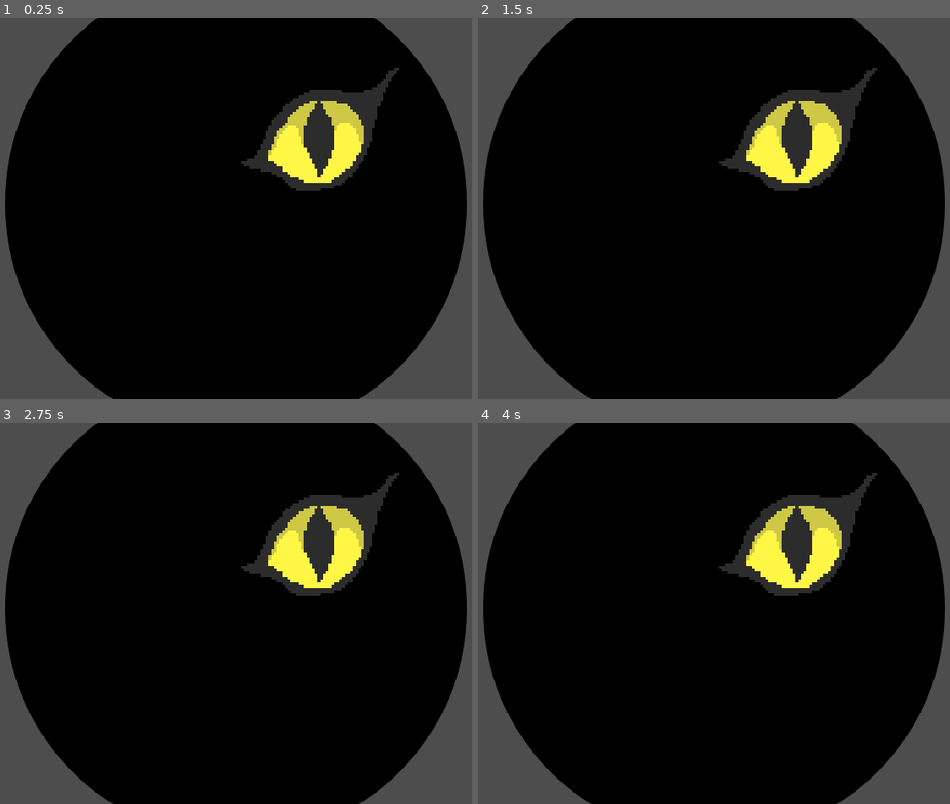
Above: before the commit, frames 1-4 (two rows, left to right).
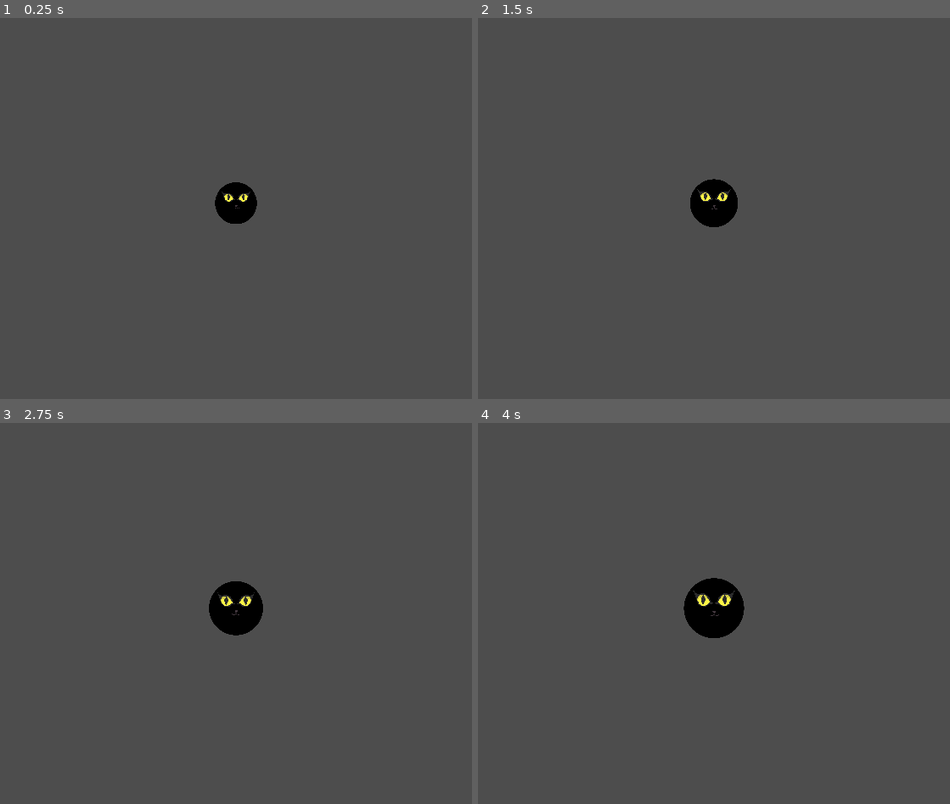
Above: after the commit, the same moments.

Repository: saangosu/Feed-The-Void
Game: Godot game, scene res://levels/main.tscn
Same seed, same stepped clock (60 frames per second), same inputs: the game is played once before the commit and once after it. The project has no main scene, so this scene is started directly.
Inputs:
- Up to frame 1 (0.25 s): no input
- Up to frame 2 (1.5 s): no input
- Up to frame 3 (2.75 s): no input
- Up to frame 4 (4 s): no input

The runs differ from the first frame. In frame 1, 85% of the frame differs, in the area x 1-99%, y 0-100%; in frame 2, 84%; in frame 3, 84%; in frame 4, 84%.

Commit message:
CREATURE

Diff:
--- a/entities/void_creature.gd
+++ b/entities/void_creature.gd
@@ -1,26 +1,69 @@
 extends Node2D
 
 @export var minSize := 1.0        # Will be the original scale of the object
-@export var maxSize := 9.0       # Will be the max scale of the object
+@export var maxSize := 9.0        # Will be the max scale of the object
+
 var sizePercentage := 1.0
+var animationRate := 1.0
 
 func _ready():
 	minSize = scale.y
 	maxSize = minSize * maxSize
 	sizePercentage = scale.y * 100 / maxSize
 
-func _on_blink_timer_timeout():
-	$EyeL.animation = "Blink"
-	$EyeL.play()
+	$BlinkTimerL.wait_time = randi() % 15 + 5
+	$BlinkTimerL.start()
+
+	$BlinkTimerR.wait_time = randi() % 15 + 5
+	$BlinkTimerR.start()
+
+	$MlemTimer.wait_time = randi() % 25 + 10
+	$MlemTimer.start()
 
 func _physics_process(delta):
-	print(scale.y < maxSize)
 	if scale.y < maxSize:
-		scale *= Vector2(1.5, 1.5)
+		scale += Vector2(.001, .001)
 		sizePercentage = scale.y * 100 / maxSize
+	else:
+		scale = Vector2(maxSize, maxSize)
+	animationRate = 1.1 - (sizePercentage/125)
+	print($MlemTimer.time_left)
 
+func _on_blink_l_timer_timeout():
+	$EyeL.animation = "Blink"
+	$EyeL.speed_scale = animationRate
+	$EyeL.play()
 
 func _on_eye_l_animation_finished():
 	$EyeL.animation = "Idle"
-	$EyeL.speed_scale = 1.0
 	$EyeL.play()
+
+	$BlinkTimerL.wait_time = randi() % 15 + 5
+	$BlinkTimerL.wait_time += sizePercentage/50
+	$BlinkTimerL.start()
+
+func _on_blink_r_timer_timeout():
+	$EyeR.animation = "Blink"
+	$EyeR.speed_scale = animationRate
+	$EyeR.play()
+
+func _on_eye_r_animation_finished():
+	$EyeR.animation = "Idle"
+	$EyeR.play()
+
+	$BlinkTimerR.wait_time = randi() % 15 + 5
+	$BlinkTimerR.wait_time += sizePercentage/50
+	$BlinkTimerR.start()
+
+func _on_mlem_timer_timeout():
+	$Mouth.animation = "Mlem"
+	$Mouth.speed_scale = animationRate
+	$Mouth.play()
+
+func _on_mouth_animation_finished():
+	$Mouth.animation = "Idle"
+	$Mouth.play()
+
+	$MlemTimer.wait_time = randi() % 20 + 10
+	$MlemTimer.wait_time += sizePercentage/50
+	$MlemTimer.start()
--- a/entities/void_creature.tscn
+++ b/entities/void_creature.tscn
@@ -8,6 +8,12 @@
 [ext_resource type="Texture2D" uid="uid://dpgh5iol6cxdd" path="res://assets/art/eye/blink/blink_eye_1.png" id="4_vsmki"]
 [ext_resource type="Texture2D" uid="uid://ctdq4wjpg5hov" path="res://assets/art/eye/blink/blink_eye_2.png" id="5_ryejc"]
 [ext_resource type="Texture2D" uid="uid://huywyqyfvskr" path="res://assets/art/eye/blink/blink_eye_3.png" id="6_cdiqs"]
+[ext_resource type="Texture2D" uid="uid://cyxbmq27iiayl" path="res://assets/art/mouth/idle/idle_mouth_0000.png" id="9_ngmu6"]
+[ext_resource type="Texture2D" uid="uid://bfic6y8gex81h" path="res://assets/art/mouth/mlem/mlem_mouth_0001.png" id="10_er121"]
+[ext_resource type="Texture2D" uid="uid://drjugmqkj7arj" path="res://assets/art/mouth/mlem/mlem_mouth_0002.png" id="11_ivbif"]
+[ext_resource type="Texture2D" uid="uid://bj5usxeeudced" path="res://assets/art/mouth/mlem/mlem_mouth_0003.png" id="12_pf358"]
+[ext_resource type="Texture2D" uid="uid://cnlc6usnxpwxr" path="res://assets/art/mouth/mlem/mlem_mouth_0004.png" id="13_6pmwp"]
+[ext_resource type="Texture2D" uid="uid://cu1dl4whvhic" path="res://assets/art/mouth/mlem/mlem_mouth_0005.png" id="14_bdwpf"]
 
 [sub_resource type="SpriteFrames" id="SpriteFrames_cf10s"]
 animations = [{
@@ -46,6 +52,43 @@
 "speed": 5.0
 }]
 
+[sub_resource type="SpriteFrames" id="SpriteFrames_66qt3"]
+animations = [{
+"frames": [{
+"duration": 1.0,
+"texture": ExtResource("9_ngmu6")
+}],
+"loop": true,
+"name": &"Idle",
+"speed": 5.0
+}, {
+"frames": [{
+"duration": 1.0,
+"texture": ExtResource("10_er121")
+}, {
+"duration": 1.0,
+"texture": ExtResource("11_ivbif")
+}, {
+"duration": 1.0,
+"texture": ExtResource("12_pf358")
+}, {
+"duration": 1.0,
+"texture": ExtResource("13_6pmwp")
+}, {
+"duration": 1.0,
+"texture": ExtResource("14_bdwpf")
+}, {
+"duration": 1.0,
+"texture": ExtResource("11_ivbif")
+}, {
+"duration": 1.0,
+"texture": ExtResource("10_er121")
+}],
+"loop": false,
+"name": &"Mlem",
+"speed": 12.0
+}]
+
 [node name="VoidCreature" type="Node2D"]
 scale = Vector2(0.5, 0.5)
 script = ExtResource("1_r21ie")
@@ -59,12 +102,33 @@
 position = Vector2(28, -24)
 scale = Vector2(0.90625, 0.90625)
 sprite_frames = SubResource("SpriteFrames_cf10s")
-animation = &"Blink"
+animation = &"Idle"
 autoplay = "Idle"
 
-[node name="BlinkTimer" type="Timer" parent="."]
-wait_time = 5.0
-autostart = true
+[node name="EyeR" type="AnimatedSprite2D" parent="."]
+position = Vector2(-28, -24)
+scale = Vector2(-0.906, 0.906)
+sprite_frames = SubResource("SpriteFrames_cf10s")
+animation = &"Idle"
+autoplay = "Idle"
+
+[node name="Mouth" type="AnimatedSprite2D" parent="."]
+position = Vector2(0, 12)
+sprite_frames = SubResource("SpriteFrames_66qt3")
+animation = &"Idle"
+autoplay = "Idle"
+
+[node name="BlinkTimerL" type="Timer" parent="."]
+wait_time = 15.0
+
+[node name="BlinkTimerR" type="Timer" parent="."]
+wait_time = 15.0
+
+[node name="MlemTimer" type="Timer" parent="."]
 
 [connection signal="animation_finished" from="EyeL" to="." method="_on_eye_l_animation_finished"]
-[connection signal="timeout" from="BlinkTimer" to="." method="_on_blink_timer_timeout"]
+[connection signal="animation_finished" from="EyeR" to="." method="_on_eye_r_animation_finished"]
+[connection signal="animation_finished" from="Mouth" to="." method="_on_mouth_animation_finished"]
+[connection signal="timeout" from="BlinkTimerL" to="." method="_on_blink_l_timer_timeout"]
+[connection signal="timeout" from="BlinkTimerR" to="." method="_on_blink_r_timer_timeout"]
+[connection signal="timeout" from="MlemTimer" to="." method="_on_mlem_timer_timeout"]
Binary file changed: assets/art/eye/blink/blink_eye_0.png
Binary file changed: assets/art/eye/blink/blink_eye_1.png
Binary file changed: assets/art/eye/blink/blink_eye_2.png
Binary file changed: assets/art/eye/blink/blink_eye_3.png
Binary file added: assets/art/mouth/idle/idle_mouth_0000.png
Not shown, added: assets/art/mouth/idle/idle_mouth_0000.png.import
Binary file added: assets/art/mouth/idle/idle_mouth_0001.png
Not shown, added: assets/art/mouth/idle/idle_mouth_0001.png.import
Binary file added: assets/art/mouth/idle/idle_mouth_0002.png
Not shown, added: assets/art/mouth/idle/idle_mouth_0002.png.import
Binary file added: assets/art/mouth/mlem/mlem_mouth_0001.png
Not shown, added: assets/art/mouth/mlem/mlem_mouth_0001.png.import
(and 9 more such lines)
